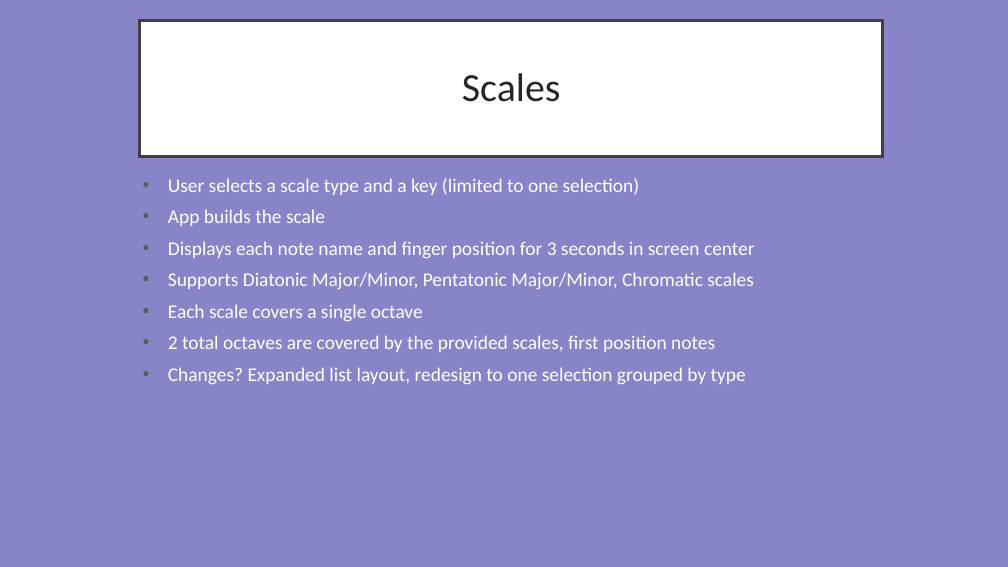
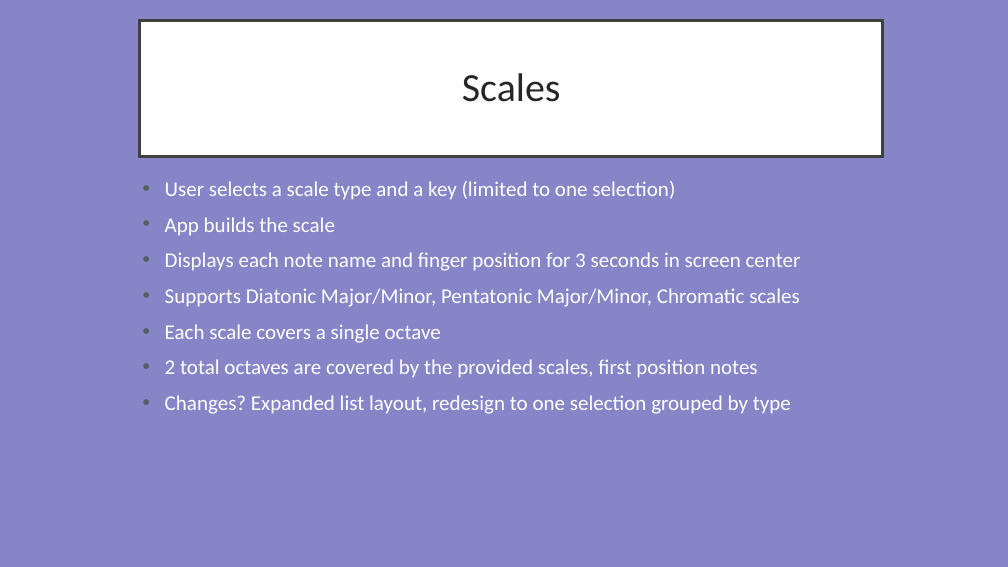
Before and after one commit to Thatawesomeguy4/FiddlePracticeAppCPSC4910, a slide deck: slide 7 of Fid'Lin Final Presentation1.1.ppt (slide 6 before the commit). Drawn at 1008x567 pixels with LibreOffice and Linux fonts; fonts in the diff are those of the drawing. Boxes give left, top, right and bottom in pixels: in the first picture for what was removed or moved away, otherwise in the second. Text is boxed around its words. In the diff, an @@ line names an element or a change of style, - is before the commit and + after.

```diff
--- a/Fid'Lin Final Presentation1.1.ppt
+++ b/Fid'Lin Final Presentation1.1.ppt
@@ text "User selects a scale type ..." at (165,181,801,414): size 18.5 to 20 pt; indent changed; line spacing 0.9 to 1 @@
```
Also in this commit, not shown: 9 other slides changed, 2 slides added, 1 slide removed.
